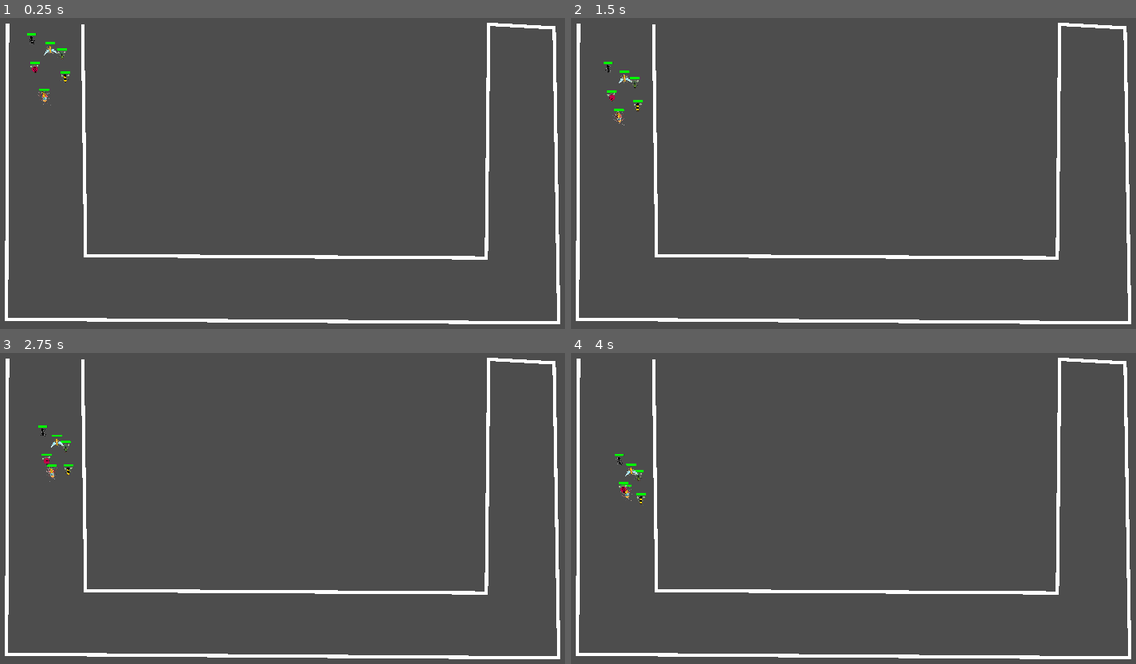
Above: before the commit, frames 1-4 (two rows, left to right).
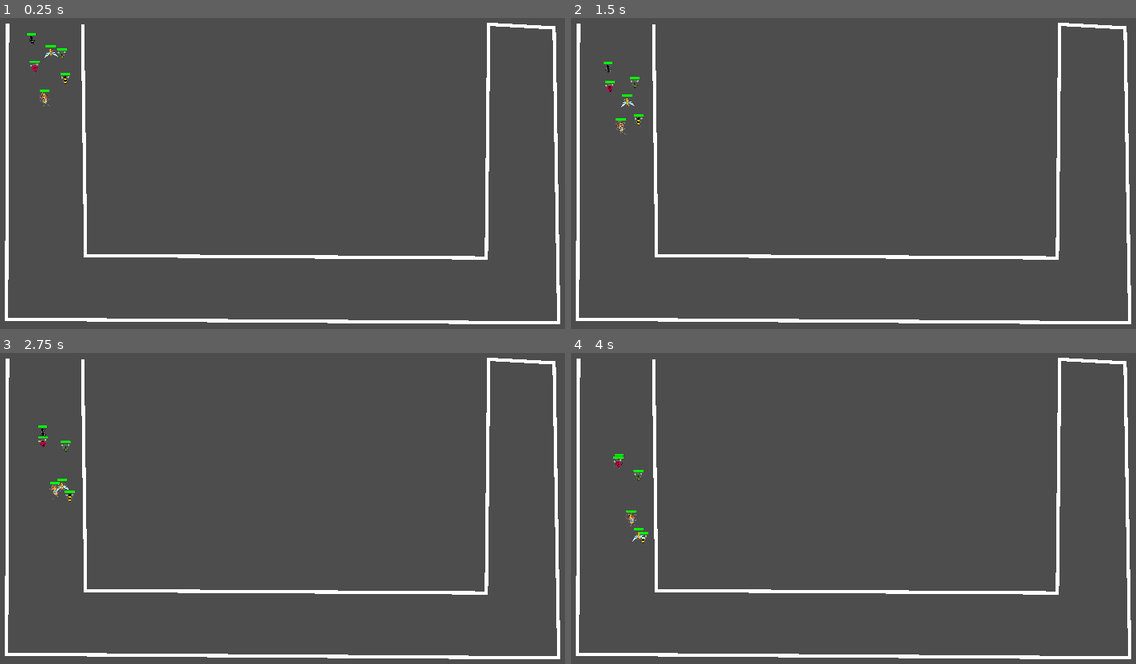
Above: after the commit, the same moments.

Repository: jcheatum/LD56
Game: Godot game, scene res://assets/enemies/navigation_test_scene.tscn
Same seed, same stepped clock (60 frames per second), same inputs: the game is played once before the commit and once after it. This scene is started directly instead of the project's main scene.
Inputs:
- Up to frame 1 (0.25 s): no input
- Up to frame 2 (1.5 s): no input
- Up to frame 3 (2.75 s): no input
- Up to frame 4 (4 s): no input

The runs differ from the first frame. In frame 1, 0.2% of the frame differs, in the area x 5-13%, y 7-29%; in frame 2, 0.3%; in frame 3, 0.3%, in the area x 6-14%, y 26-49%; in frame 4, 0.3%.

Commit message:
Set speed and strength according to design doc

Diff:
--- a/assets/enemies/bee/bee.tscn
+++ b/assets/enemies/bee/bee.tscn
@@ -8,6 +8,7 @@
 
 [node name="Bee" type="Area2D"]
 script = ExtResource("1_olxv6")
+speed = 100.0
 
 [node name="CollisionShape2D" type="CollisionShape2D" parent="."]
 shape = SubResource("CapsuleShape2D_6uikl")
--- a/assets/enemies/hornet/hornet.tscn
+++ b/assets/enemies/hornet/hornet.tscn
@@ -8,6 +8,7 @@
 
 [node name="Hornet" type="Area2D"]
 script = ExtResource("1_7efjj")
+speed = 120.0
 
 [node name="CollisionShape2D" type="CollisionShape2D" parent="."]
 shape = SubResource("CapsuleShape2D_6uikl")
--- a/assets/enemies/ladybug/ladybug.tscn
+++ b/assets/enemies/ladybug/ladybug.tscn
@@ -8,6 +8,7 @@
 
 [node name="Ladybug" type="Area2D"]
 script = ExtResource("1_wev5w")
+speed = 50.0
 
 [node name="CollisionShape2D" type="CollisionShape2D" parent="."]
 shape = SubResource("CapsuleShape2D_6uikl")
@@ -21,6 +22,8 @@
 offset_top = -23.0
 offset_right = 105.0
 offset_bottom = 4.0
+max_value = 150.0
+value = 150.0
 
 [node name="NavigationAgent2D" type="NavigationAgent2D" parent="."]
 
--- a/assets/enemies/roach/roach.tscn
+++ b/assets/enemies/roach/roach.tscn
@@ -9,7 +9,6 @@
 
 [node name="Roach" type="Area2D"]
 script = ExtResource("1_35c57")
-speed = 50.0
 
 [node name="CollisionShape2D" type="CollisionShape2D" parent="."]
 position = Vector2(0, 3)
@@ -25,8 +24,6 @@
 offset_top = -23.0
 offset_right = 105.0
 offset_bottom = 4.0
-max_value = 200.0
-value = 200.0
 
 [node name="NavigationAgent2D" type="NavigationAgent2D" parent="."]
 
